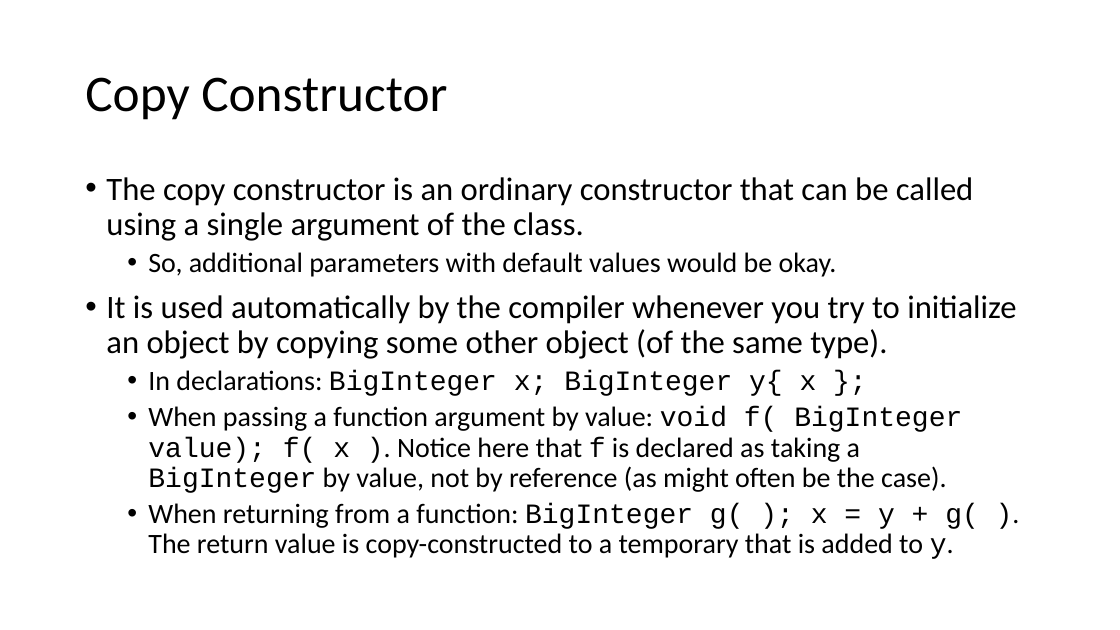
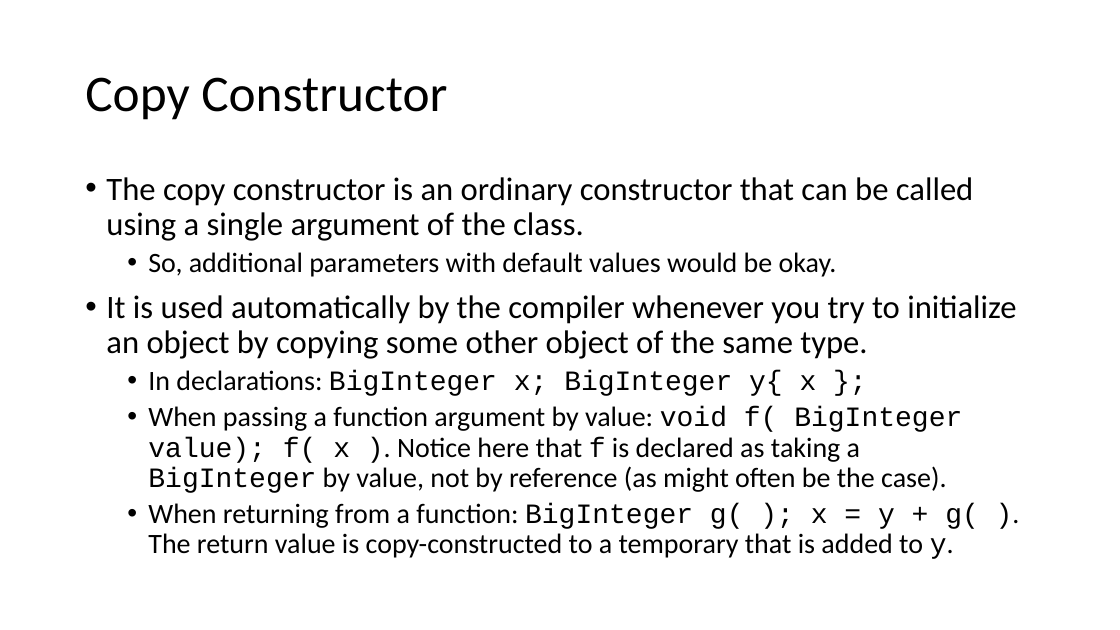
Before and after one commit to pchapin/cpp, a slide deck: slide 17 of BigInteger/doc/LifeCycle.pptx. Drawn at 1120x630 pixels with LibreOffice and Linux fonts; fonts in the diff are those of the drawing. Boxes give left, top, right and bottom in pixels: in the first picture for what was removed or moved away, otherwise in the second. Text is boxed around its words. In the diff, an @@ line names an element or a change of style, - is before the commit and + after.

```diff
--- a/BigInteger/doc/LifeCycle.pptx
+++ b/BigInteger/doc/LifeCycle.pptx
@@ text at (106,295,1016,359): text changed @@
-• It is used automatically by the compiler whenever you try to initialize an object by copying some other object (of the same type).
+• It is used automatically by the compiler whenever you try to initialize an object by copying some other object of the same type.
```
Also in this commit, not shown: 9 other slides changed, 5 other files.
